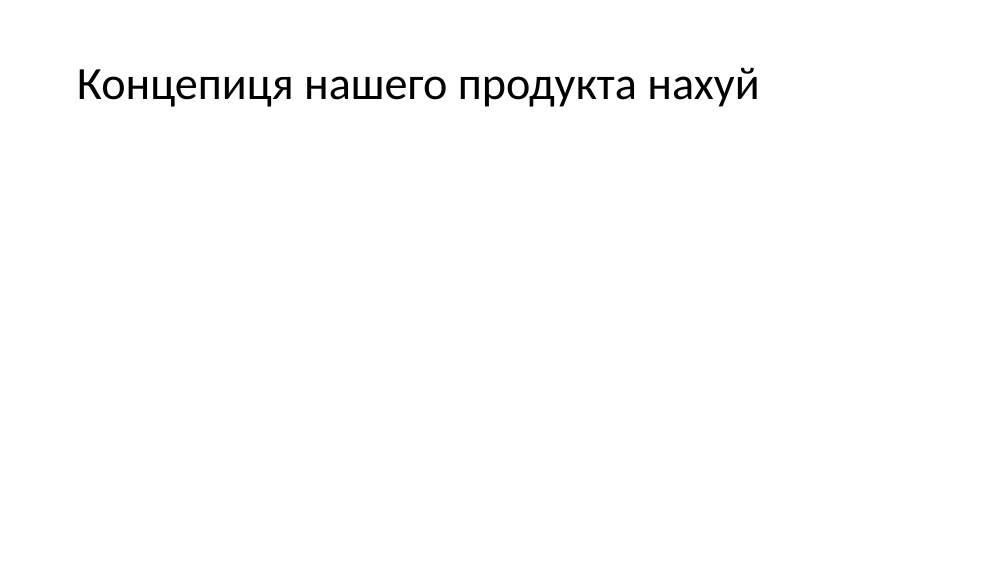
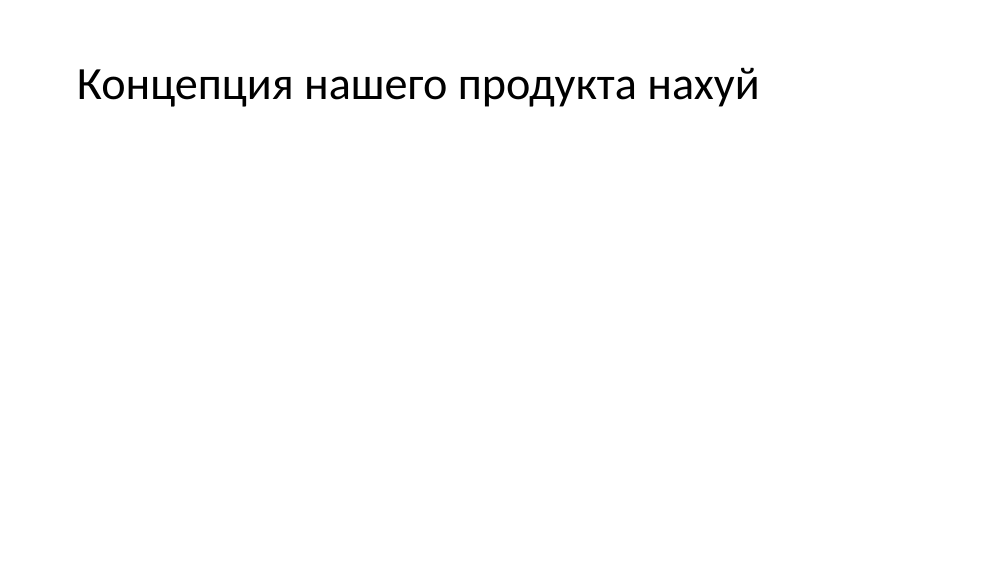
Before and after one commit to d3mage/elektronna_kafedra, a slide deck: slide 5 of elektronna_kafedra.pptx (slide 4 before the commit). Drawn at 1008x567 pixels with LibreOffice and Linux fonts; fonts in the diff are those of the drawing. Boxes give left, top, right and bottom in pixels: in the first picture for what was removed or moved away, otherwise in the second. Text is boxed around its words. In the diff, an @@ line names an element or a change of style, - is before the commit and + after.

```diff
--- a/elektronna_kafedra.pptx
+++ b/elektronna_kafedra.pptx
@@ title at [77, 67, 759, 107]: text changed @@
-Концепиця нашего продукта нахуй
+Концепция нашего продукта нахуй
```
Also in this commit, not shown: 2 other slides changed, 1 slide added.
